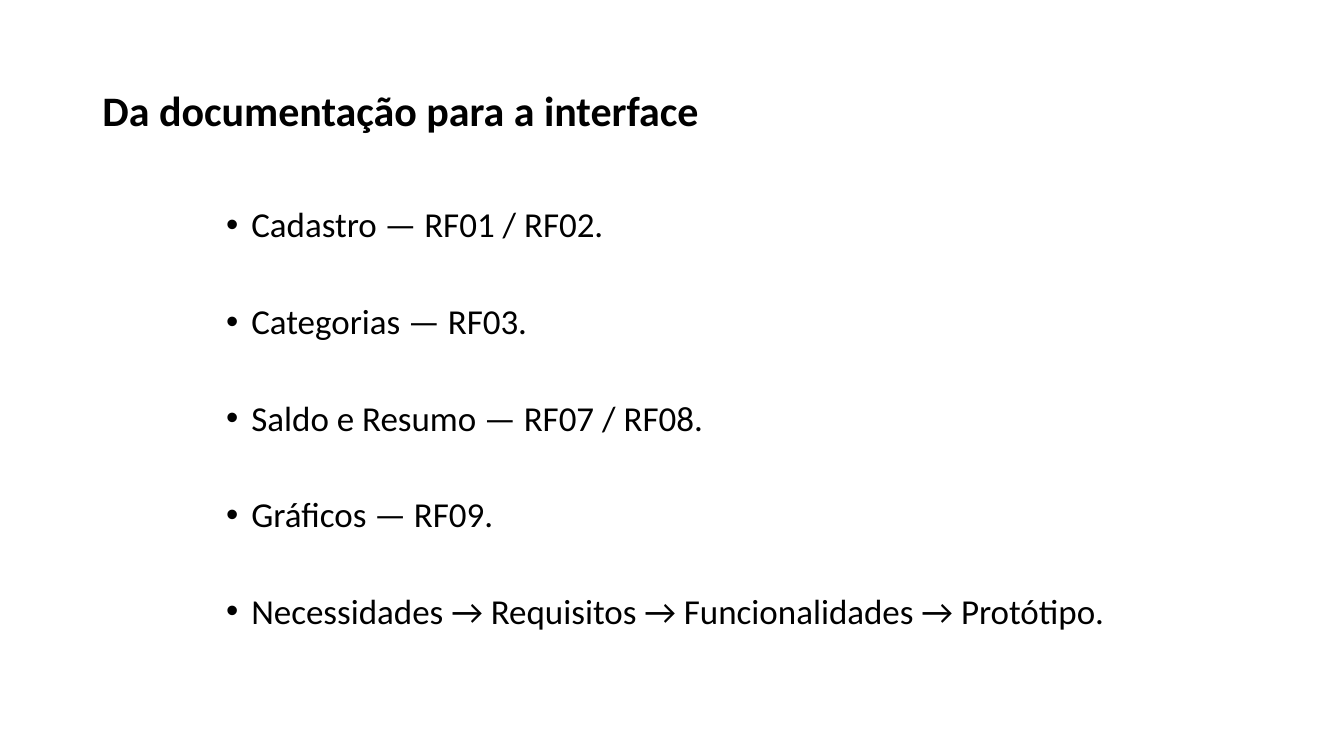
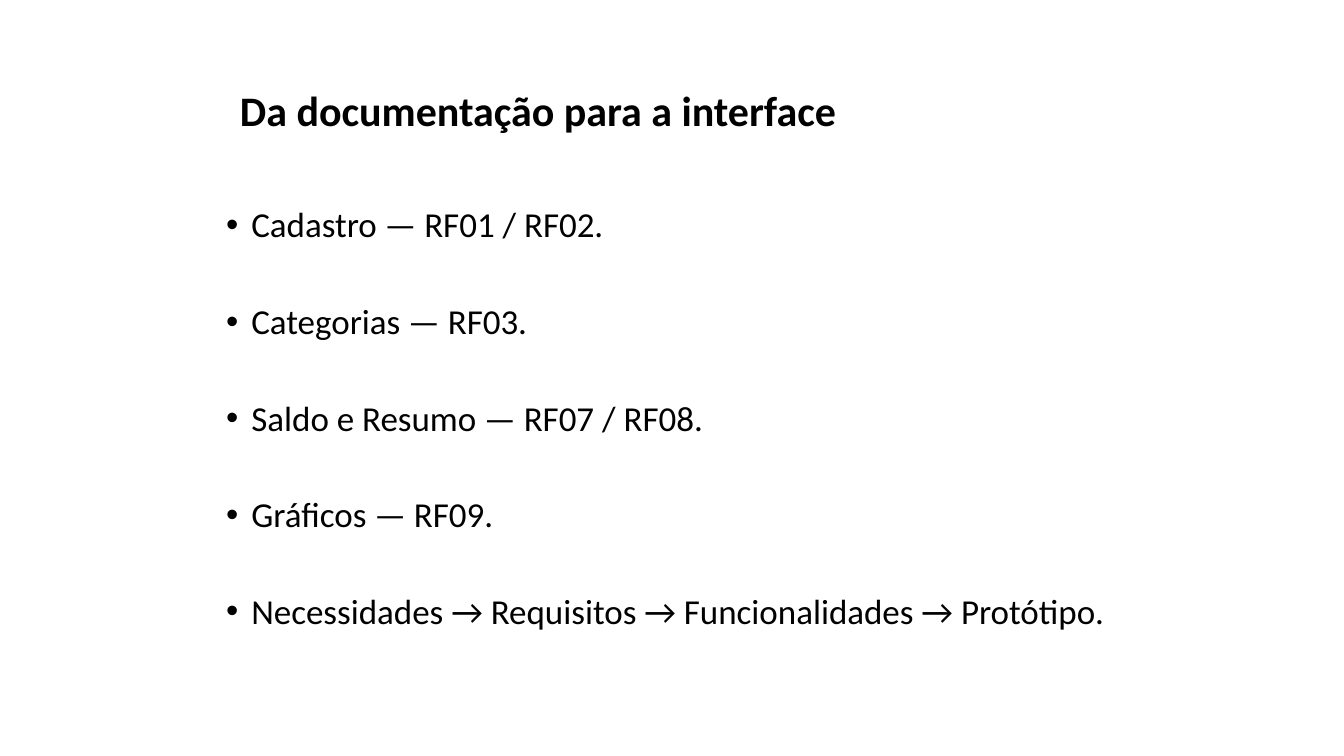
Before and after one commit to ltos2105-debug/Valora, a slide deck: slide 9 of 03-Documentos/VALORA (1).pptx. Drawn at 1344x756 pixels with LibreOffice and Linux fonts; fonts in the diff are those of the drawing; background and template pictures are left out. Boxes give left, top, right and bottom in pixels: in the first picture for what was removed or moved away, otherwise in the second. Text is boxed around its words. In the diff, an @@ line names an element or a change of style, - is before the commit and + after.

```diff
--- a/03-Documentos/VALORA (1).pptx
+++ b/03-Documentos/VALORA (1).pptx
@@ title "Da documentação para a interface": place and size @@
-title "Da documentação para a interface" at bbox=[102, 96, 698, 133]
+title "Da documentação para a interface" at bbox=[240, 96, 836, 133]
```
Also in this commit, not shown: 8 other slides changed, 1 slide added, 1 slide removed.
